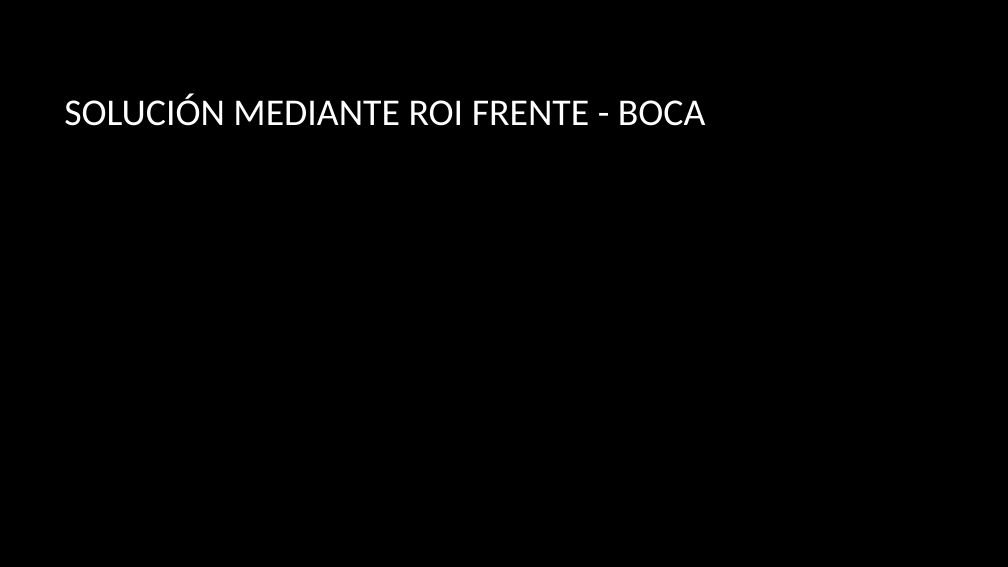
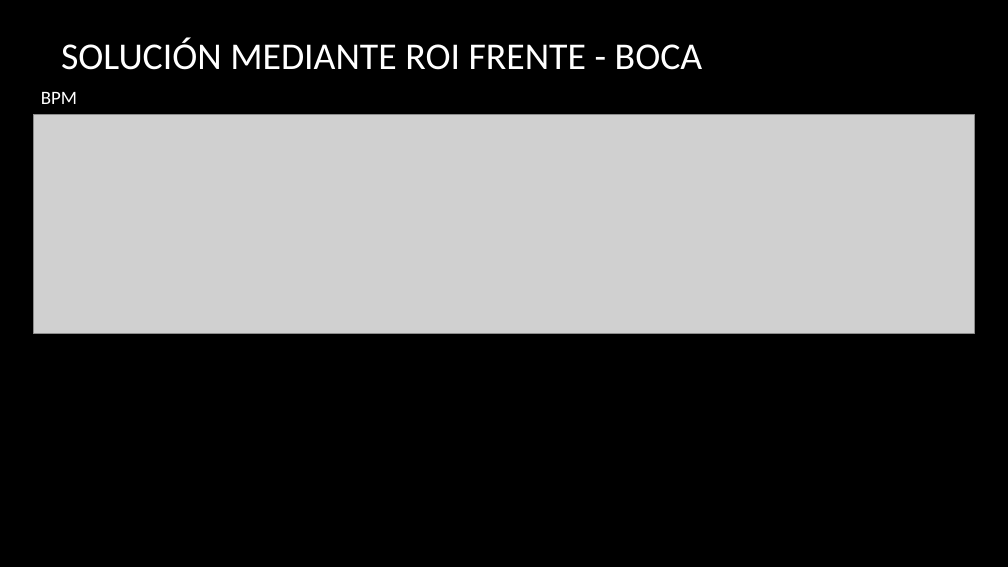
Before and after one commit to KevinPizarro/elo328-proyectoNAM2, a slide deck: slide 4 of NAM2_presentacion.pptx. Drawn at 1008x567 pixels with LibreOffice and Linux fonts; fonts in the diff are those of the drawing; grey boxes stand for pictures; background and template pictures are left out. Boxes give left, top, right and bottom in pixels: in the first picture for what was removed or moved away, otherwise in the second. Text is boxed around its words. In the diff, an @@ line names an element or a change of style, - is before the commit and + after.

Commit message:
Subiendo cambios de la ppt referente al método de obtención de bpm para frente y boca con PPG

```diff
--- a/NAM2_presentacion.pptx
+++ b/NAM2_presentacion.pptx
@@ title "SOLUCIÓN MEDIANTE ROI FRENTE - ..." moved from (x1=64, y1=94, x2=706, y2=126) to (x1=61, y1=37, x2=703, y2=70) @@
@@ picture added at (x1=33, y1=114, x2=975, y2=333) @@
@@ text added at (x1=41, y1=92, x2=77, y2=104), 18 pt, text #FFFFFF @@
+BPM
```
